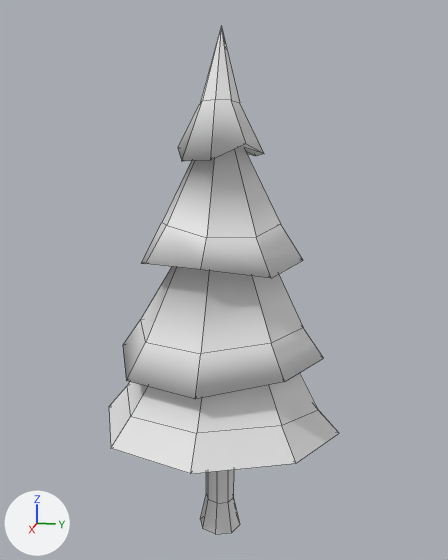
Two versions of the FBX model PanamFest2024Game/Assets/Models/tree.fbx, one commit apart.
Both versions are drawn from a 50 mm camera at (3.94, 0.82, 2.3) aimed at (-0.03, 0.02, 1.31). Every picture has the same lights, and +X, +Y and +Z are marked at lower left. Mesh edges are drawn as thin lines. Where no turn or scale is listed for an object, it has been applied to the vertices.
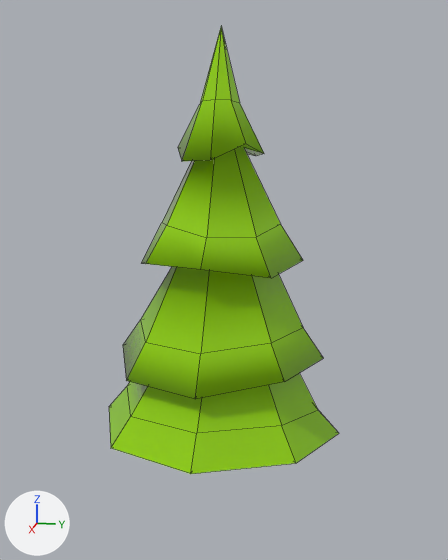
What the commit changed:
Material 'Material #13' (mat_material__13) is new.
Its base color is (0.271, 0.617, 0.0) (green #8ece00).
Its roughness is 0.0.
Material 'Material #14' (mat_material__14) is new.
Its base color is (0.25, 0.113, 0.0) (brown #895e00).
Its roughness is 0.0.
me_mesh has 114 vertices, 112 faces and spans x -0.83..0.82, y -0.83..0.83, z -0.49..2.96.
me_mesh is used by ob_cone001; location (0.0, 0.0, -0.019).
me_mesh part 1: all 16 vertices in x -0.15..0.15, y -0.15..0.15, z -0.49..-0.28 are moved by (0.0, 0.0, 0.51).
me_mesh part 2: all 96 faces centred in x -0.65..0.64, y -0.64..0.64, z 0.32..2.65 switch from no material to mat_material__13 (green #8ece00).
me_mesh now uses material mat_material__14 (brown #895e00).

Location of each change, [x1, y1, x2, y2] in pixels of the pictures (448 x 560 px; the box of a moved part takes in the faces that stretch with it):
'Cone001', reshaped, recoloured (white to green, 12% shorter)
    before: [109, 27, 339, 534]
    after: [109, 27, 339, 474]
part 1 of me_mesh, moved or reshaped (not visible afterwards)
    before: [200, 470, 240, 534]
part 2 of me_mesh, recoloured (white to green)
    both: [109, 27, 339, 474]
